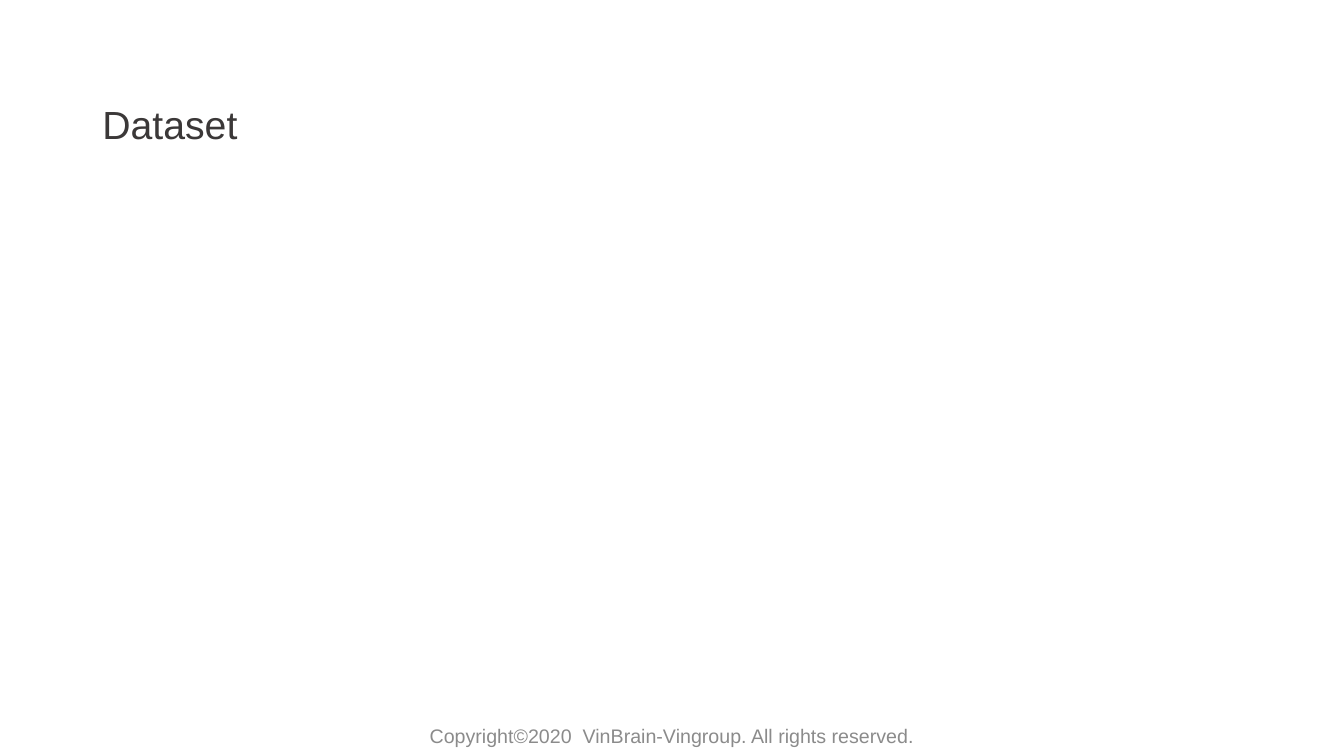
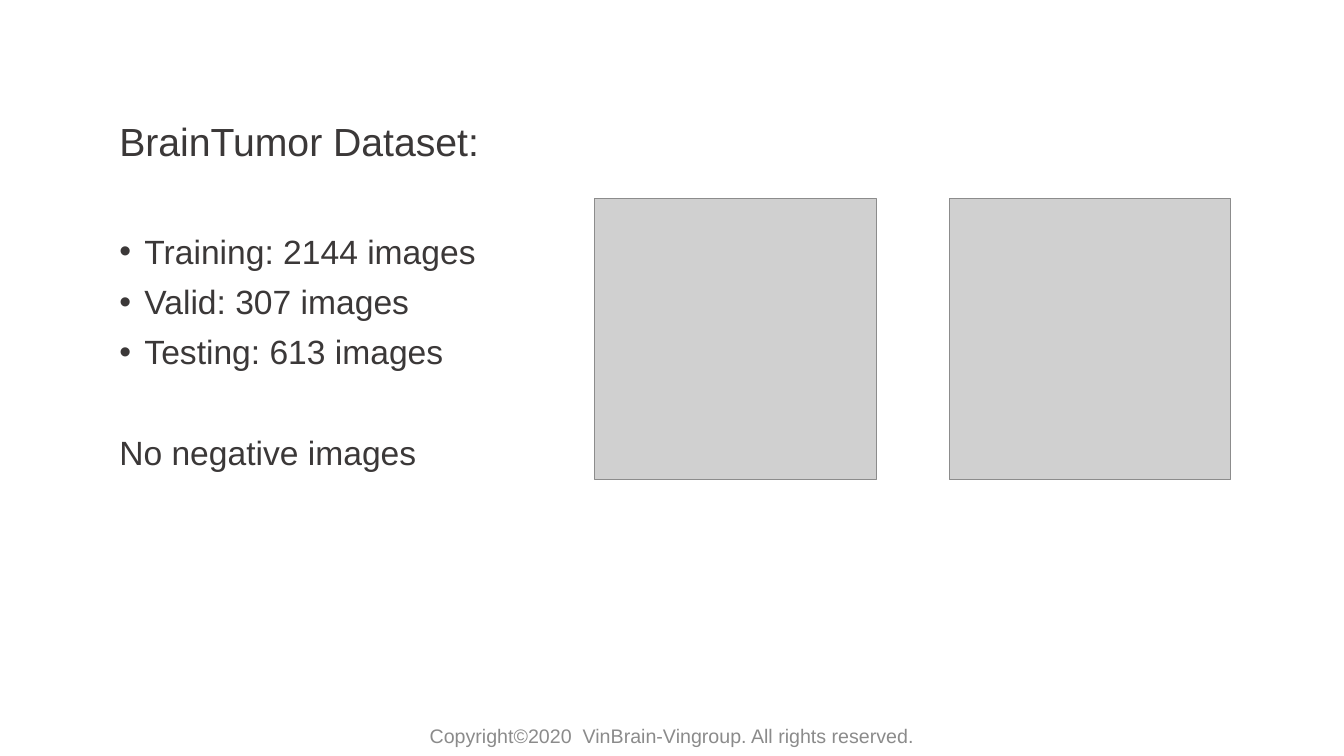
Before and after one commit to huyentls1114/vinbrain-internship, a slide deck: slide 7 of mid_term/mid_term.pptx (slide 6 before the commit). Drawn at 1344x756 pixels with LibreOffice and Linux fonts; fonts in the diff are those of the drawing; grey boxes stand for pictures; background and template pictures are left out. Boxes give left, top, right and bottom in pixels: in the first picture for what was removed or moved away, otherwise in the second. Text is boxed around its words. In the diff, an @@ line names an element or a change of style, - is before the commit and + after.

```diff
--- a/mid_term/mid_term.pptx
+++ b/mid_term/mid_term.pptx
@@ text at <box>119,127,479,472</box>: text changed; size 28 to 24 pt @@
-Dataset
+BrainTumor Dataset:
+• Training: 2144 images
+• Valid: 307 images
+• Testing: 613 images
+No negative images
@@ picture added at <box>595,199,876,480</box> @@
@@ picture added at <box>950,199,1231,480</box> @@
```
Also in this commit, not shown: 7 other slides changed, 6 slides added, 2 other files.
